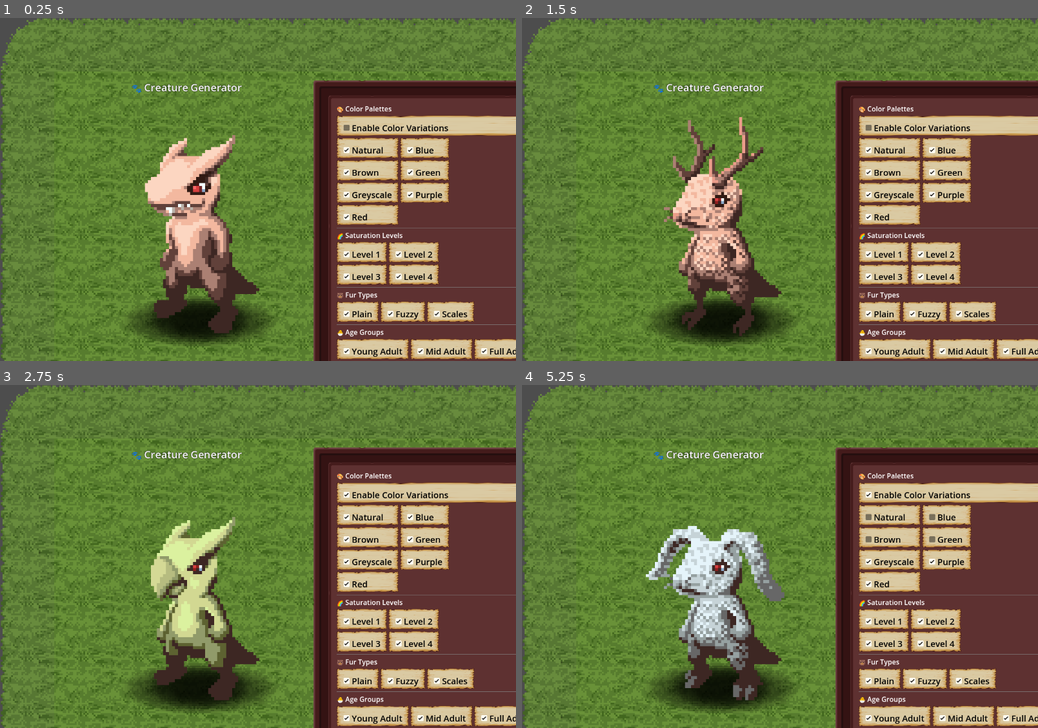
Above: before the commit, frames 1-4 (two rows, left to right).
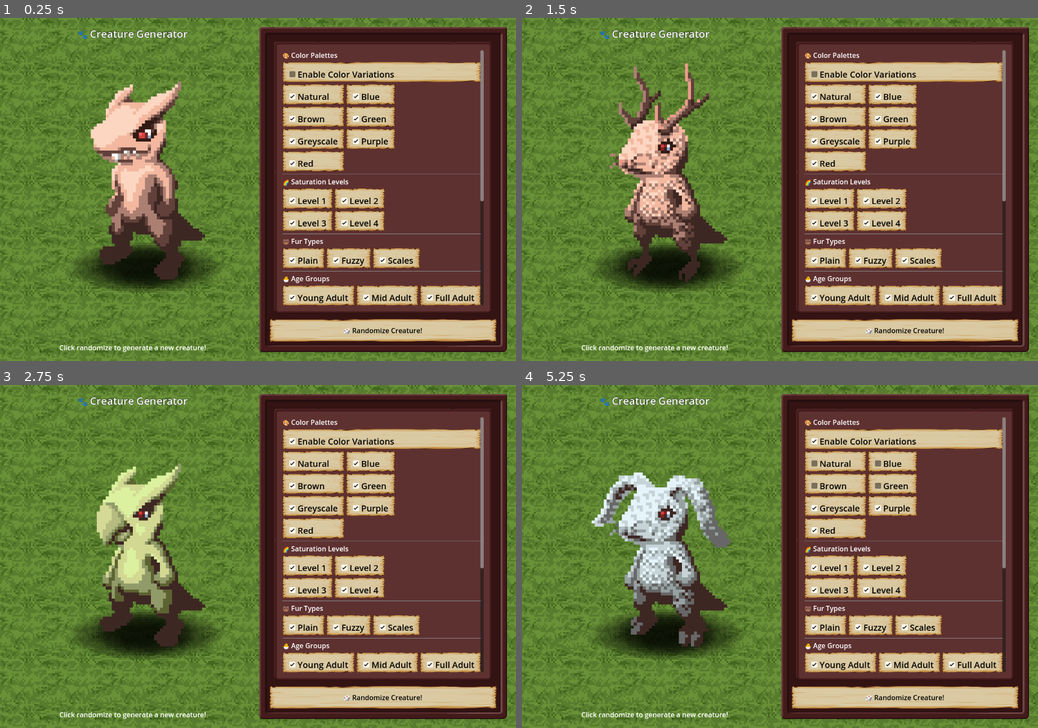
Above: after the commit, the same moments.

Repository: TedDahlqvist/webproject
Game: Godot game, scene res://scenes/WebDemo.tscn
Same seed, same stepped clock (60 frames per second), same inputs: the game is played once before the commit and once after it.
Inputs:
- Up to frame 1 (0.25 s): no input
- Up to frame 2 (1.5 s): click "Level 1" at 0.5 s; click "Level 1" at 1.25 s
- Up to frame 3 (2.75 s): click "Enable Color Variations" at 2 s
- Up to frame 4 (5.25 s): click "Natural" at 2.75 s; click "Blue" at 3.5 s; click "Brown" at 4.25 s; click "Green" at 5 s

The runs differ from the first frame. In frame 1, 59% of the frame differs, in the area x 0-100%, y 0-100%; in frame 2, 59%; in frame 3, 58%; in frame 4, 60%.

Commit message:
Update WebDemo.tscn

Diff:
--- a/scenes/WebDemo.tscn
+++ b/scenes/WebDemo.tscn
@@ -24,10 +24,8 @@
 [node name="WebDemo" type="Control"]
 layout_mode = 3
 anchors_preset = 0
-offset_left = 126.0
-offset_top = 125.0
-offset_right = 1326.0
-offset_bottom = 925.0
+offset_right = 1200.0
+offset_bottom = 800.0
 script = ExtResource("1_02ji8")
 
 [node name="ColorRect" type="ColorRect" parent="."]
